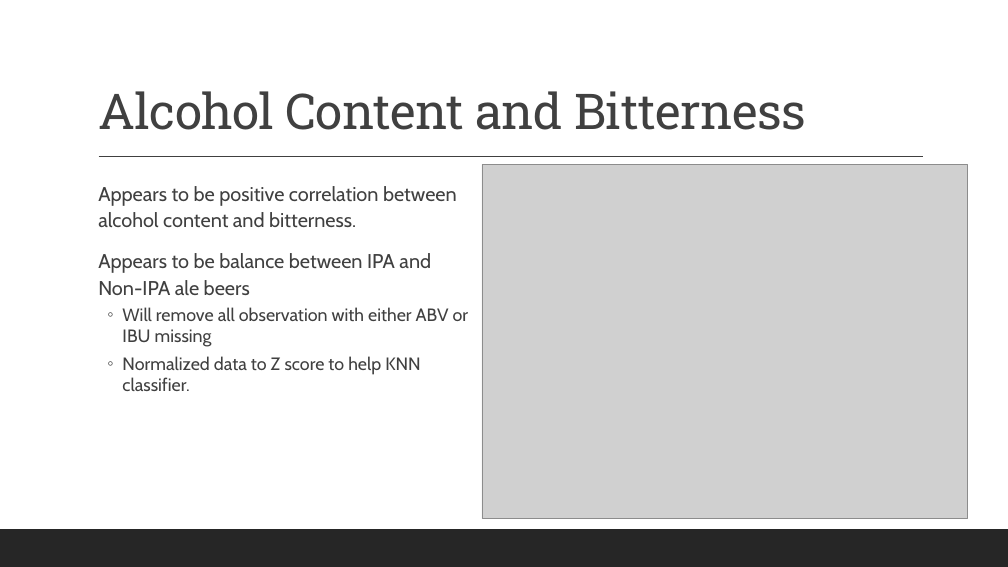
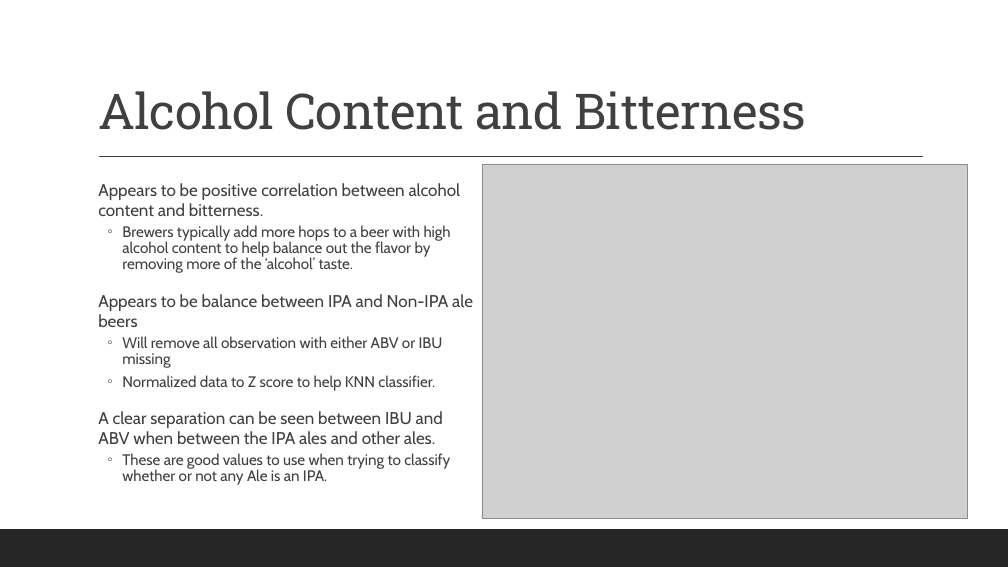
Before and after one commit to RageOfLeviathan/DS6306_CaseStudy01, a slide deck: slide 7 of DS6306_CaseStudy01.pptx. Drawn at 1008x567 pixels with LibreOffice and Linux fonts; fonts in the diff are those of the drawing; grey boxes stand for pictures. Boxes give left, top, right and bottom in pixels: in the first picture for what was removed or moved away, otherwise in the second. Text is boxed around its words. In the diff, an @@ line names an element or a change of style, - is before the commit and + after.

```diff
--- a/DS6306_CaseStudy01.pptx
+++ b/DS6306_CaseStudy01.pptx
@@ text at [98, 183, 473, 391]: size 19 to 16.1 pt in "Appears to be positive correlation between alcohol ...", "Appears to be balance between IPA and ..."; size 17 to 14.4 pt in "Will remove all observation with either ABV ...", "Normalized data to Z score to help ..."; line spacing 1.1 to 1; line spacing 1 to 0.9 @@
@@ text at [122, 225, 451, 273]: paragraph added @@
+  ◦ Brewers typically add more hops to a beer with high alcohol content to help balance out the flavor by removing more of the ‘alcohol’ taste.
@@ text at [98, 411, 450, 485]: paragraphs added @@
+  A clear separation can be seen between IBU and ABV when between the IPA ales and other ales.
+  ◦ These are good values to use when trying to classify whether or not any Ale is an IPA.
```
Also in this commit, not shown: 6 other slides changed, 3 other files.
